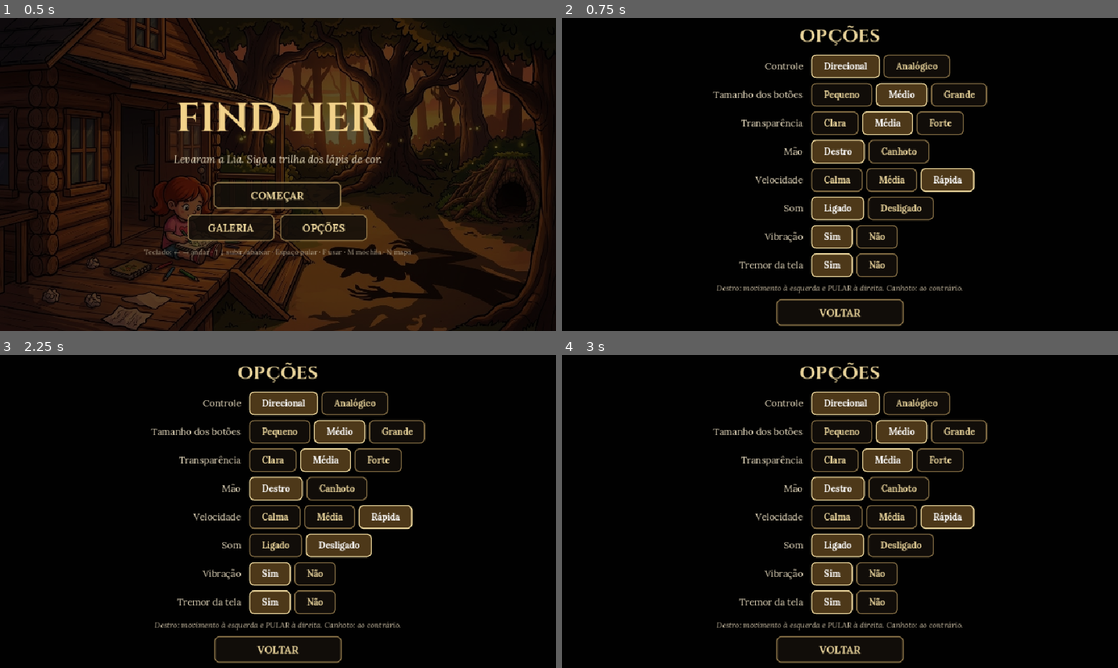
Above: before the commit, frames 1-4 (two rows, left to right).
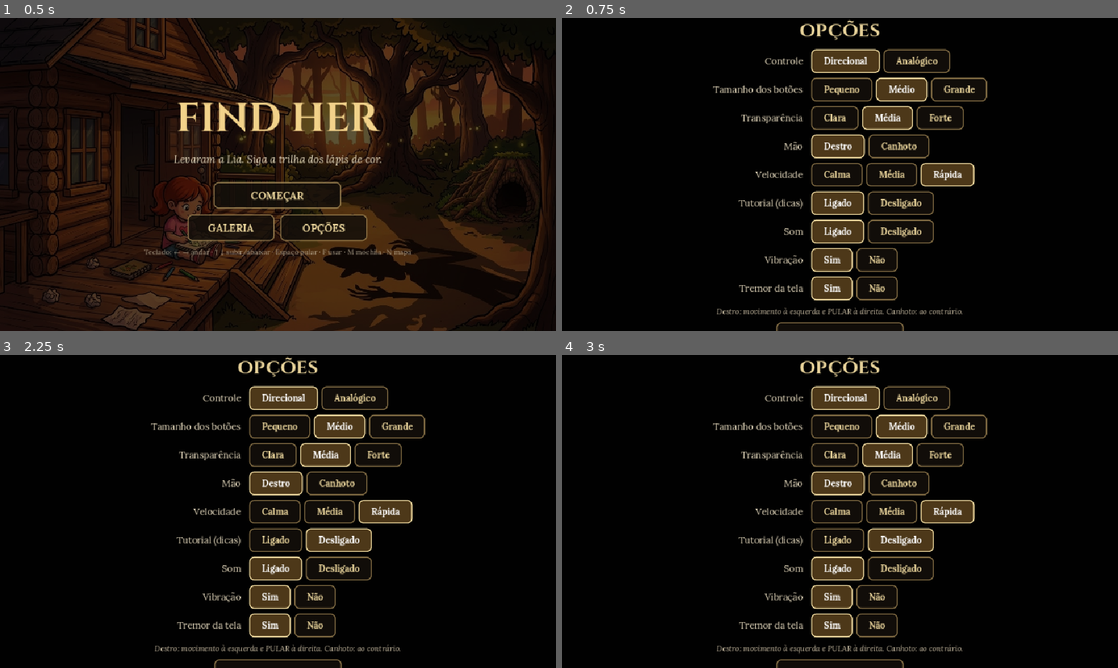
Above: after the commit, the same moments.

Repository: alanclebersantana/Find-Her-Godot
Game: Godot game, scene res://scenes/main.tscn
Same seed, same stepped clock (60 frames per second), same inputs: the game is played once before the commit and once after it.
Inputs:
- Up to frame 1 (0.5 s): no input
- Up to frame 2 (0.75 s): click "OPÇÕES" at 0.5 s
- Up to frame 3 (2.25 s): click "Ligado" at 1.25 s; click "Desligado" at 2 s
- Up to frame 4 (3 s): click "Ligado" at 2.75 s

Frame 1 is identical in both runs. In frame 2, 12% of the frame differs, in the area x 27-77%, y 0-100%; in frame 3, 13%; in frame 4, 13%.

Commit message:
Tutorial opcional: pergunta no início e opção no menu
Co-Authored-By: Claude Opus 5.5 <noreply@anthropic.com>
Claude-Session: https://claude.ai/code/session_01W4uJMM5KLRnk3edeqa4wjD

Diff:
--- a/scripts/extras.gd
+++ b/scripts/extras.gd
@@ -151,7 +151,7 @@
 			p.y -= 14
 		if a_notes < 99 and not g.L.get("_swim_note", false):
 			g.L["_swim_note"] = true
-			g.flash("Na água: PULAR dá braçadas para cima, ↓ mergulha. De olho no fôlego!", 220)
+			g.tip("Na água: PULAR dá braçadas para cima, ↓ mergulha. De olho no fôlego!", 220)
 	was_swim = p.swim
 	if p.swim and p.y + 8 > w.y:
 		breath -= 1
@@ -251,7 +251,7 @@
 	focus = g.kd("A") and not focus_block and not g.M.is_dog() and g.lantern_lit and p.nearL == null and p.ladder == null and p.vine == null and not p.swim and p.dyingT == 0
 	if focus and a_notes < 1:
 		a_notes = 1
-		g.note("Facho concentrado: espanta corujas e morcegos e revela o que está escondido no escuro.")
+		g.tip("Facho concentrado: espanta corujas e morcegos e revela o que está escondido no escuro.")
 	# espelhos do teto: girar com uma cabeçada
 	for m in MIRRORS:
 		if m.cd > 0:
@@ -333,7 +333,7 @@
 			if g.has_item("picareta"):
 				break_crack(c, true)
 			else:
-				g.flash("Uma rocha rachada. Com uma picareta dava para quebrar...", 200)
+				g.tip("Uma rocha rachada. Com uma picareta dava para quebrar...", 200)
 			return true
 	return false
 
@@ -520,9 +520,9 @@
 			BOSS.t = 0
 			g.flash("Suba num galho! Deixe o Javali-Rei bater na árvore ou no barranco e pule nas costas dele quando ficar tonto.", 240)
 		"vargas":
-			g.flash("Atrás dele! Pule os buracos e abaixe sob as vigas.", 180)
+			g.tip("Atrás dele! Pule os buracos e abaixe sob as vigas.", 180)
 		"cao":
-			g.flash("O Pipoca agora vai com você! Perto de uma toca, toque ✦ USAR e ele busca o que tiver lá dentro.", 260)
+			g.flash_tut("O Pipoca agora vai com você!", "O Pipoca agora vai com você! Perto de uma toca, toque ✦ USAR e ele busca o que tiver lá dentro.", 260)
 
 # ======================================================================
 #  CHEFE: O JAVALI-REI
--- a/scripts/game.gd
+++ b/scripts/game.gd
@@ -330,9 +330,13 @@
 	return bool(Save.getv("opt", "tutorial", true))
 
 ## dica de "como fazer": só aparece com o tutorial ligado
-func tip(m: String) -> void:
+func tip(m: String, t: int = 150) -> void:
 	if tutorial_on() and flash_t <= 30:
-		flash(m)
+		flash(m, t)
+
+## mensagem com explicação só no tutorial (sem ele, só o essencial)
+func flash_tut(short: String, long: String, t: int = 150) -> void:
+	flash(long if tutorial_on() else short, t)
 
 func burst(x: float, y: float, n: int, c: Color) -> void:
 	for i in n:
@@ -433,6 +437,8 @@
 	return ""
 
 func hint_text() -> String:
+	if not tutorial_on():
+		return ""
 	var px: float = player.x + player.w / 2
 	for h in L.get("hints", []):
 		if px < h.a or px > h.b:
@@ -922,7 +928,7 @@
 				player.airJumps = 1
 				player.run = 0
 				Audio.play("climb", -8)
-				note("←/→ balança · ↑/↓ sobe e desce · PULAR solta")
+				tip("←/→ balança · ↑/↓ sobe e desce · PULAR solta")
 				break
 
 	_p1_post(pcx, pcy)
@@ -953,7 +959,7 @@
 		if s.t > 0:
 			s.t -= 1
 	if pressed("A") and player.nearL == null and not lantern_lit:
-		note("Aqui não há o que usar. Perto de um obstáculo, ✦ USAR tenta abrir caminho.")
+		tip("Aqui não há o que usar. Perto de um obstáculo, ✦ USAR tenta abrir caminho.")
 	if player.y > L.bottom + 60:
 		die("Você caiu.")
 	for pit in L.get("pits", []):
@@ -1015,7 +1021,7 @@
 				Audio.play("unlock", -10)
 				burst(e.x, b.y, 6, Color("#e8b030"))
 				if X.dog_free():
-					note("O capacete protege! O Pipoca consegue puxá-la para fora quando ela estiver debaixo da terra.")
+					tip("O capacete protege! O Pipoca consegue puxá-la para fora quando ela estiver debaixo da terra.")
 				else:
 					note("O capacete protege! Sozinho não dá...")
 				continue
@@ -1589,7 +1595,7 @@
 			player.vy = 0
 			player.y = z.y - player.h + 3
 			if T % 90 == 0:
-				note("Topo da escada: pule para o lado (PULAR + ← ou →).")
+				tip("Topo da escada: pule para o lado (PULAR + ← ou →).")
 
 func _p1_post(pcx: float, _pcy: float) -> void:
 	if player.ladder and player.onGround and kd("S"):
--- a/scripts/main.gd
+++ b/scripts/main.gd
@@ -607,6 +607,7 @@
 	opt_row.call("Transparência", "btn_alpha", [["Clara", "clara"], ["Média", "media"], ["Forte", "forte"]], "media")
 	opt_row.call("Mão", "left", [["Destro", false], ["Canhoto", true]], false)
 	opt_row.call("Velocidade", "tps", [["Calma", 44], ["Média", 52], ["Rápida", 60]], 60)
+	opt_row.call("Tutorial (dicas)", "tutorial", [["Ligado", true], ["Desligado", false]], true)
 	opt_row.call("Som", "sound", [["Ligado", true], ["Desligado", false]], true)
 	opt_row.call("Vibração", "vibrate", [["Sim", true], ["Não", false]], true)
 	opt_row.call("Tremor da tela", "shake", [["Sim", true], ["Não", false]], true)
@@ -638,7 +639,23 @@
 	if cont:
 		show_intro(true)
 	else:
-		play_cut("abertura", func(): show_intro(false))
+		_ask_tutorial(func(): play_cut("abertura", func(): show_intro(false)))
+
+## no começo de um jogo novo: quer as dicas do tutorial?
+func _ask_tutorial(next: Callable) -> void:
+	state = S.INTRO
+	_show_hud(false)
+	var vb := _overlay(.9)
+	vb.add_child(_label("ANTES DE COMEÇAR", 30, GOLD, Spr.font_title))
+	vb.add_child(_label("Quer ajuda do tutorial? As dicas explicam os controles e os desafios pelo caminho. Dá para mudar depois em OPÇÕES.", 17, Color("#e8dcc0"), Spr.font_i, 620))
+	var pick := func(on: bool):
+		Save.setv("opt", "tutorial", on)
+		panel.queue_free()
+		panel = null
+		next.call()
+	vb.add_child(_button("SIM, QUERO DICAS", func(): pick.call(true)))
+	vb.add_child(_button("NÃO, QUERO DESCOBRIR SOZINHO", func(): pick.call(false)))
+	panel.set_meta("ok", func(): pick.call(true))
 
 func show_intro(cont: bool) -> void:
 	state = S.INTRO
--- a/scripts/mech.gd
+++ b/scripts/mech.gd
@@ -111,7 +111,7 @@
 		X._bark()
 		if dog_note < 1:
 			dog_note = 1
-			g.flash("Agora você é o Pipoca! Ele passa por buracos pequenos, cava tocas e late (✦). Troque de volta pelo mesmo botão.", 260)
+			g.tip("Agora você é o Pipoca! Ele passa por buracos pequenos, cava tocas e late (✦). Troque de volta pelo mesmo botão.", 260)
 	else:
 		_back_to_tome()
 
@@ -202,7 +202,7 @@
 			if e.k == "mole" and e.get("helm") and not e.get("helm_off") and e.get("st", 0) != 5:
 				Audio.play("unlock", -8)
 				g.burst(e.x, e.base - 26, 8, Color("#e8b030"))
-				g.note("Clanc! O capacete aguenta a picareta. O Pipoca consegue puxá-la para fora.")
+				g.tip("Clanc! O capacete aguenta a picareta. O Pipoca consegue puxá-la para fora.")
 				e.stun = 30
 			else:
 				g.kill_enemy(e, "hit")
--- a/scripts/traps.gd
+++ b/scripts/traps.gd
@@ -80,7 +80,7 @@
 	p.act = "throw1"
 	p.actT = 14
 	Audio.play("slide", -4)
-	g.note("A picareta crava em troncos e paredes. GOLPE de novo: ela volta.")
+	g.tip("A picareta crava em troncos e paredes. GOLPE de novo: ela volta.")
 
 func pick_out() -> bool:
 	return not PICK.is_empty()
@@ -235,7 +235,7 @@
 	g.burst(o.x, top, 12, Color(1, .6, .7) if o.get("c", "") == "rosa" else Color("#ffd27a"))
 	if bounce_note < 1:
 		bounce_note = 1
-		g.note("Cogumelo saltador! Ele te lança direto para o próximo.")
+		g.tip("Cogumelo saltador! Ele te lança direto para o próximo.")
 
 ## velocidade inicial para ir de a até b em um arco (mesma física do jogo: gravidade a cada quadro)
 ## devolve (vx, vy, quadros)
@@ -319,7 +319,7 @@
 				o.vx = 0.0
 				Audio.play("stomp", -2)
 				g.shake = max(g.shake, 8)
-				g.flash("CORRA! (toque duas vezes → para correr)", 140)
+				g.flash_tut("CORRA!", "CORRA! (toque duas vezes → para correr)", 140)
 		"go":
 			o.vx = move_toward(o.vx, o.vmax * o.dir, .09)
 			o.bx += o.vx
@@ -392,7 +392,7 @@
 				Audio.play("stomp")
 				g.burst(o.x + w / 2, o.y - 4, 16, Color("#b7a77f"))
 				if g.X.dog_free():
-					g.flash("Preso na jaula! Use o PIPOCA: roa a corda do poste (✦).", 300)
+					g.flash_tut("Preso numa jaula de caçador!", "Preso na jaula! Use o PIPOCA: roa a corda do poste (✦).", 300)
 				else:
 					g.flash("Preso! Bata com a picareta nas grades para quebrar.", 300)
 		"shut":
@@ -437,7 +437,7 @@
 			g.note("As grades cederam!")
 	for o in T:
 		if o.k == "net" and o.st == "idle" and Game.hit(hb, o.sol):
-			g.note("A rede é grossa demais para a picareta. Um dente afiado roeria a corda...")
+			g.tip("A rede é grossa demais para a picareta. Um dente afiado roeria a corda...")
 
 func reset_on_respawn() -> void:
 	trapped = null
